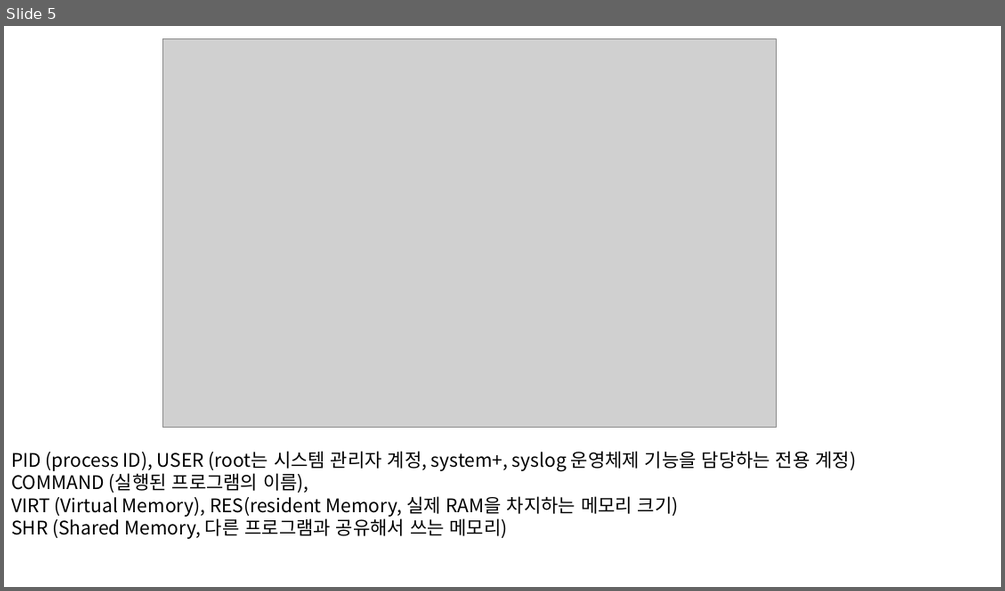
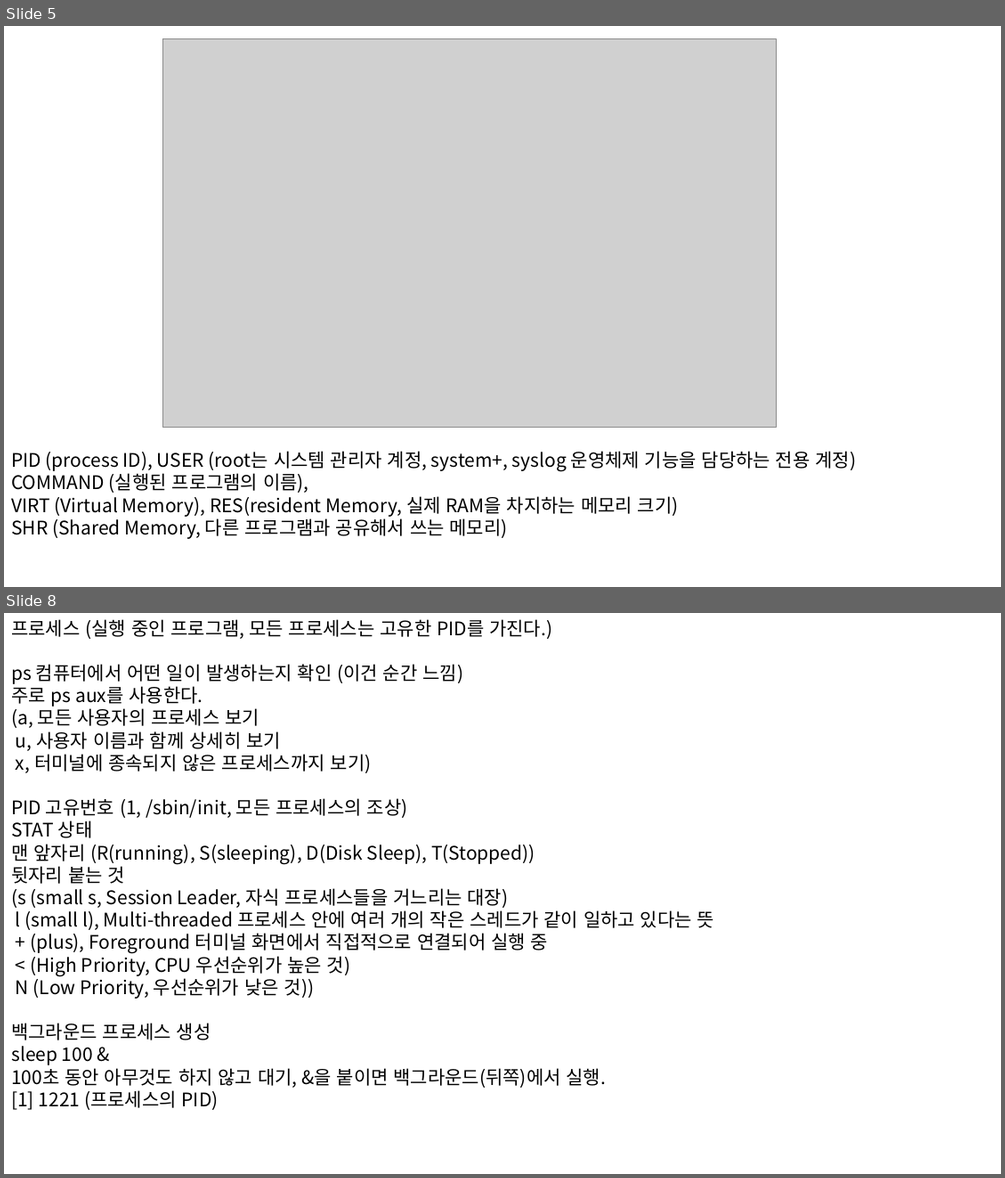
Before and after one commit to dimodimo0121/TIL, a slide deck: Linux/리눅스 공부.pptx. Shown one above the other, each under a label of ours: slide 5 before the commit, slides 5 and 8 after it; the slides between them are not shown. The pictures are 1005x591 and 1005x1178 pixels, drawn with LibreOffice and Linux fonts; fonts in the diff are those of the drawing; grey boxes stand for pictures. Boxes give left, top, right and bottom in pixels: in the first picture for what was removed or moved away, otherwise in the second. Text is boxed around its words. In the diff, an @@ line names an element or a change of style, - is before the commit and + after.

```diff
--- a/Linux/리눅스 공부.pptx
+++ b/Linux/리눅스 공부.pptx
@@ slide 8 added at box(4, 613, 1001, 1174), background #FFFFFF @@
@@ text added at box(11, 619, 714, 1110), 18 pt, text #000000 @@
+프로세스 (실행 중인 프로그램, 모든 프로세스는 고유한 PID를 가진다.)
+ps 컴퓨터에서 어떤 일이 발생하는지 확인 (이건 순간 느낌)
+주로 ps aux를 사용한다.
+(a, 모든 사용자의 프로세스 보기
+u, 사용자 이름과 함께 상세히 보기
+x, 터미널에 종속되지 않은 프로세스까지 보기)
+PID 고유번호 (1, /sbin/init, 모든 프로세스의 조상)
+STAT 상태
+맨 앞자리 (R(running), S(sleeping), D(Disk Sleep), T(Stopped))
+뒷자리 붙는 것
+(s (small s, Session Leader, 자식 프로세스들을 거느리는 대장)
+l (small l), Multi-threaded 프로세스 안에 여러 개의 작은 스레드가 같이 일하고 있다는 뜻
++ (plus), Foreground 터미널 화면에서 직접적으로 연결되어 실행 중
+< (High Priority, CPU 우선순위가 높은 것)
+N (Low Priority, 우선순위가 낮은 것))
+백그라운드 프로세스 생성
+sleep 100 &
+100초 동안 아무것도 하지 않고 대기, &을 붙이면 백그라운드(뒤쪽)에서 실행.
+[1] 1221 (프로세스의 PID)
```
Also in this commit, not shown: 2 slides changed, 3 other slides added, 1 other file.
